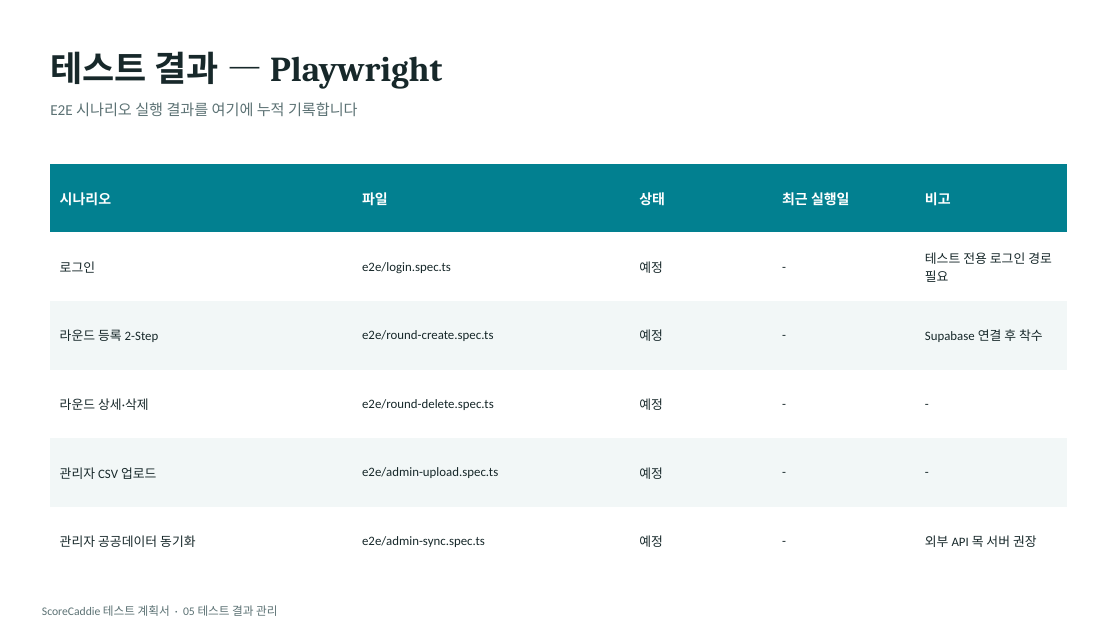
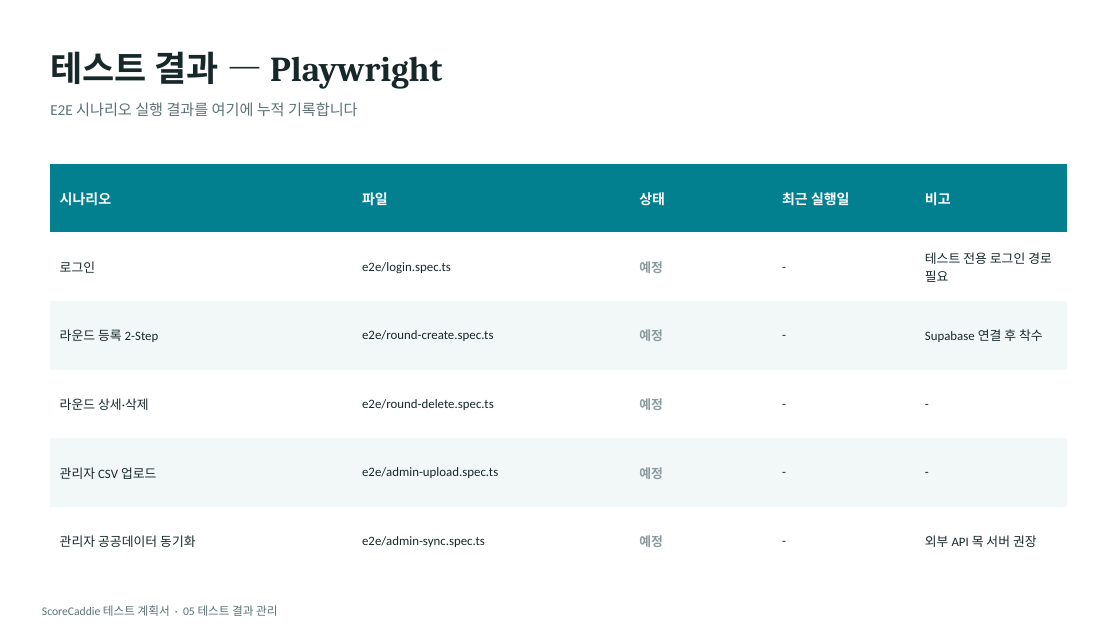
Before and after one commit to haekongpapa/scorecaddie, a slide deck: slide 11 of doc/ScoreCaddie_테스트계획서.pptx. Drawn at 1120x630 pixels with LibreOffice and Linux fonts; fonts in the diff are those of the drawing. Boxes give left, top, right and bottom in pixels: in the first picture for what was removed or moved away, otherwise in the second. Text is boxed around its words. In the diff, an @@ line names an element or a change of style, - is before the commit and + after.

```diff
--- a/doc/ScoreCaddie_테스트계획서.pptx
+++ b/doc/ScoreCaddie_테스트계획서.pptx
@@ table at bbox=[50, 164, 1067, 576] @@
@@ text colour #17282A to #8A9A9C, bold on in "예정", "예정", "예정", "예정" and 1 more places @@
```
Also in this commit, not shown: 1 other slide changed, 10 other files.
